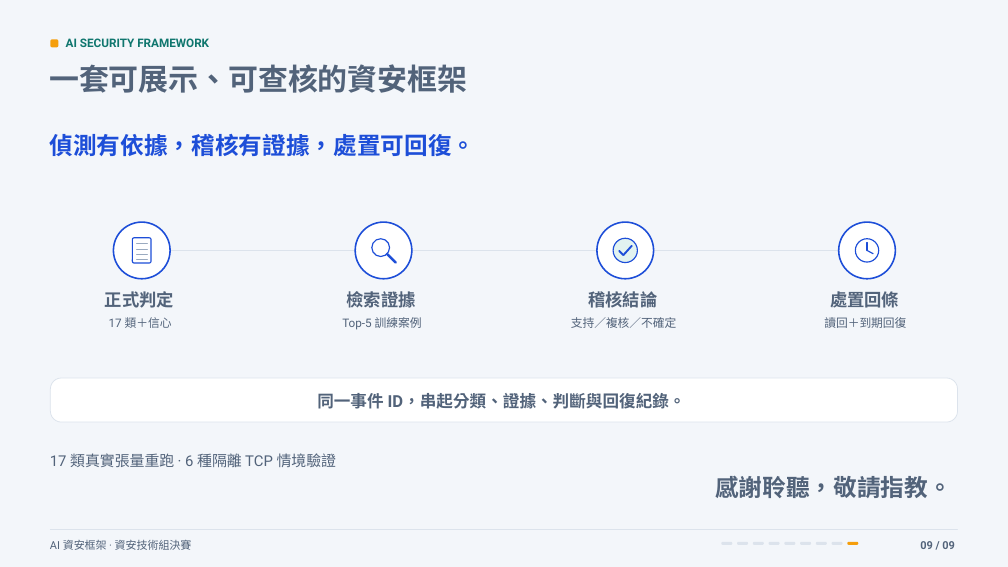
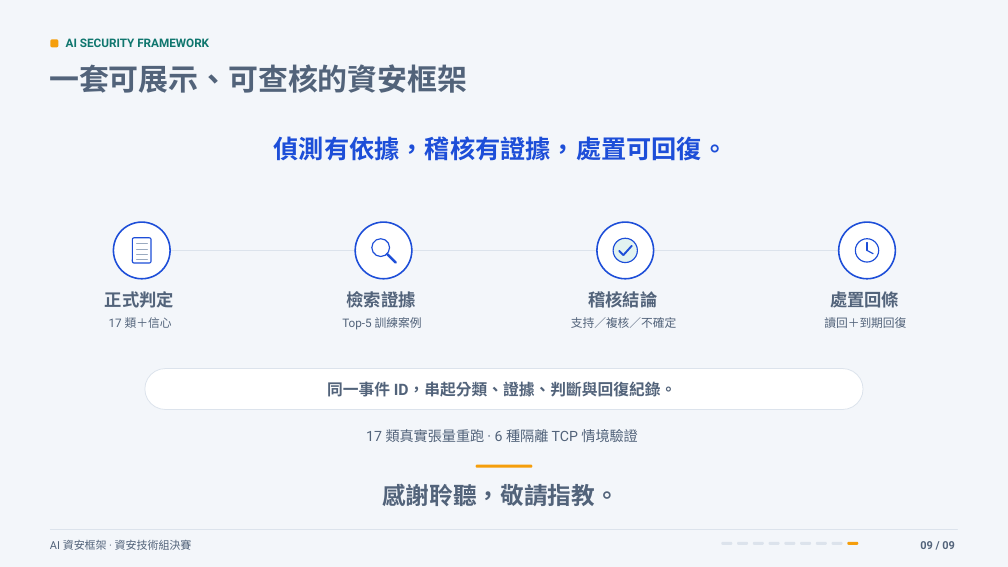
Before and after one commit to Lily09-project/innoserve-competition, a slide deck: slide 9 of deliverables/決賽簡報_AI資安框架.pptx. Drawn at 1008x567 pixels with LibreOffice and Linux fonts; fonts in the diff are those of the drawing. Boxes give left, top, right and bottom in pixels: in the first picture for what was removed or moved away, otherwise in the second. Text is boxed around its words. In the diff, an @@ line names an element or a change of style, - is before the commit and + after.

```diff
--- a/deliverables/決賽簡報_AI資安框架.pptx
+++ b/deliverables/決賽簡報_AI資安框架.pptx
@@ text "偵測有依據，稽核有證據，處置可回復。": place and size @@
-text "偵測有依據，稽核有證據，處置可回復。" at (49,134,475,156)
+text "偵測有依據，稽核有證據，處置可回復。" at (274,136,728,161)
@@ text "偵測有依據，稽核有證據，處置可回復。" at (274,136,728,161): size 22.5 to 24 pt; alignment left to centre @@
@@ rounded rectangle: place and size @@
-rounded rectangle at (51,378,958,422)
+rounded rectangle at (145,369,864,410)
@@ rounded rectangle at (145,369,864,410): proportions changed @@
@@ text "同一事件 ID，串起分類、證據、判斷與回復紀錄。": place and size @@
-text "同一事件 ID，串起分類、證據、判斷與回復紀錄。" at (317,393,686,409)
+text "同一事件 ID，串起分類、證據、判斷與回復紀錄。" at (327,381,677,397)
@@ text "同一事件 ID，串起分類、證據、判斷與回復紀錄。" at (327,381,677,397): size 15.8 to 15 pt @@
@@ text "17 類真實張量重跑 · 6 種隔離 ...": place and size @@
-text "17 類真實張量重跑 · 6 種隔離 ..." at (50,453,336,467)
+text "17 類真實張量重跑 · 6 種隔離 ..." at (366,429,637,442)
@@ text "17 類真實張量重跑 · 6 種隔離 ..." at (366,429,637,442): size 14.2 to 13.5 pt; alignment left to centre @@
@@ rounded rectangle added at (476,465,532,468), fill #F59E0B @@
@@ text "感謝聆聽，敬請指教。": place and size @@
-text "感謝聆聽，敬請指教。" at (715,476,952,498)
+text "感謝聆聽，敬請指教。" at (382,484,619,506)
@@ text "感謝聆聽，敬請指教。" at (382,484,619,506): alignment right to centre @@
```
Also in this commit, not shown: 2 other slides changed, 29 other files.
